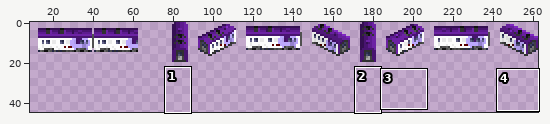
One commit to this sprite sheet: src/wagon/Generatar_Car/Generatar_Car_32bpp.png. Above: a wide view before the commit, with the close-up outlined.
Close-up. Before the commit:
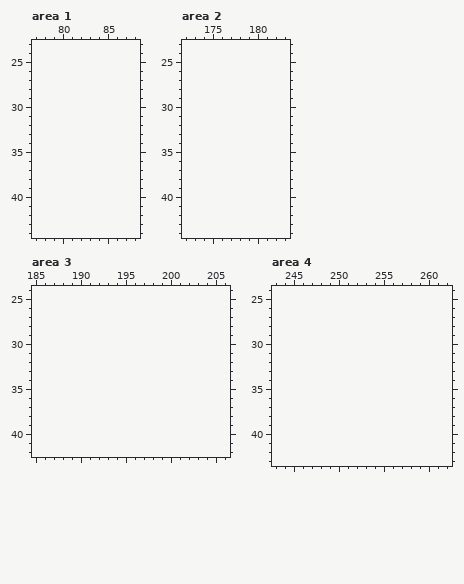
The file is 263x22 pixels. Pixels under 10% opacity are left out. Colours within 5 levels of each other are drawn and written as one. Shown: area 1: x 77..88, y 23..44; area 2: x 172..183, y 23..44; area 3: x 185..206, y 24..42; area 4: x 243..262, y 24..43. The old version is drawn lined up with the new one, on the new canvas. The wide view leaves out empty margins. The commit also changed other parts of the picture, which this record leaves out.
Now the later version:
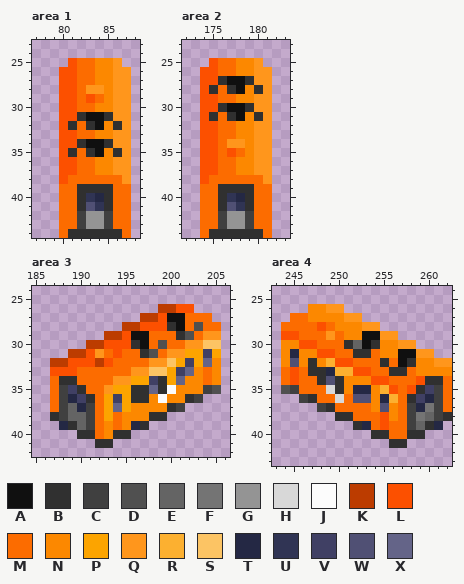
Palette (. is transparent): A #101010  B #303030  C #404040  D #505050  E #646464  F #747474  G #949494  H #d8d8d8  J #fcfcfc  K #bc3c00  L #fc5000  M #fc6c00  N #fc8800  P #fca400  Q #ff961c  R #fcb030  S #fcc464  T #242844  U #303454  V #404064  W #505074  X #646488
What changed:
canvas 263x22 -> 263x45
Changed rows in their new state; - is an unchanged pixel.
Area 1:
first column x 80:
25 -LMMNNQ-
26 LLMMNNQQ
27 LLMMNNQQ
28 LLMQQNQQ
29 LLMLMNQQ
30 LLMMNNQQ
31 LLBAABQQ
32 LBMBANBQ
33 LLMMNNQQ
34 LLBAABQQ
35 LBMBANBQ
36 LLMMNNQQ
37 LLMMNNQQ
38 LMMMMMMQ
39 MMBBBBMM
40 MMBUTBMM
41 MMBWUBMM
42 MMCGGCMM
43 MMCGGCMM
44 MBBBBBBM
Area 2:
first column x 174:
25 -LMMNNQ-
26 LLMMNNQQ
27 LLBAABQQ
28 LBMBANBQ
29 LLMMNNQQ
30 LLBAABQQ
31 LBMBANBQ
32 LLMMNNQQ
33 LLMMNNQQ
34 LLMQQNQQ
35 LLMLMNQQ
36 LLMMNNQQ
37 LLMMNNQQ
38 LMMMMMMQ
39 MMBBBBMM
40 MMBUTBMM
41 MMBWUBMM
42 MMCGGCMM
43 MMCGGCMM
44 MBBBBBBM
Area 3:
first column x 187:
26 ------------KKLL---
27 ----------KKLAAMMM-
28 --------KKLLLBAMDMM
29 ------KKLAAMMMBDMQQ
30 ----KKLLLBAMDMMQQSS
31 --KKLQMLMMBDMQQPPVP
32 KKLLLKLMMMMQQSPVPXN
33 LLLMMMMMMQQSSPVXNMN
34 MBBMMMMQQPPVBPXNNMN
35 MCVBMMQPPBBXBJNNNCD
36 MCTVBMPVPBBNJNNBC--
37 MCETCMPXPNNNNBC----
38 BCEECMPMNNNBB------
39 -TBECMNMNTB--------
40 ---BBMNBB----------
41 -----BB------------
Area 4:
first column x 244:
26 ---NNQQ------------
27 -MMNNNNQQ----------
28 MMMMLMNNNQQ--------
29 LLMMMQMNNAAQQ------
30 NNLLMMMBEABNNQQ----
31 NTNNLLMMBBMNNAAQQ--
32 NWNBNRLLMMMBMABNNQQ
33 MLMBBTRRLLMMBBMNNNN
34 MLMMBWBNNNLLMMMLBBM
35 DCMMMHBNTTNRLMLBVCM
36 --CBMMHMWWNTRMBVTCM
37 ----CBMMMMNWNMCTFCM
38 ------BBMMMLNMCFECB
39 --------BTMLMMCEBT-
40 ----------BBMMBB---
41 ------------BB-----
Where, in picture pixels (left, top, right, bottom), the same in both close-ups:
added: (59, 58, 131, 238)
added: (200, 58, 272, 238)
added: (50, 304, 221, 448)
added: (281, 304, 452, 448)
